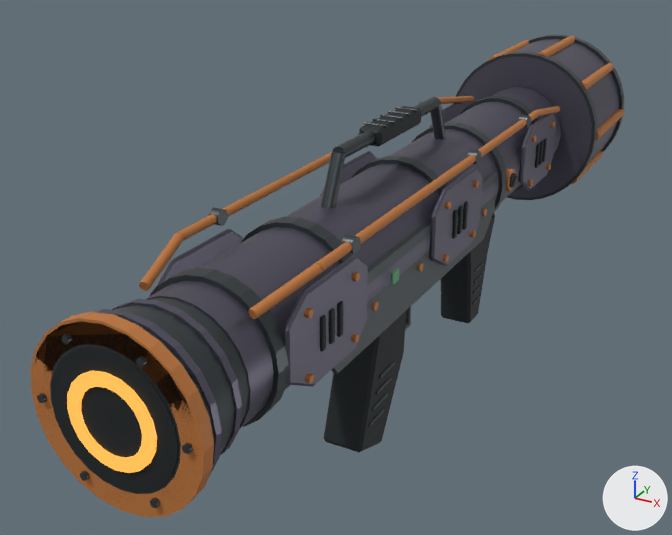
Two versions of the glTF model public/assets/weapons/unique-v1/heavy_1.glb, one commit apart.
Rendered twice from a 50 mm camera at (0.356, -0.733, 0.408) aimed at (-0.082, 0.065, 0.009). The lights are fixed; the arrows at lower right show +X, +Y and +Z. The older version comes first. Vertices at exactly the same position are counted once.

Names of what the first picture shows: 'Weapon_heavy_v1'.
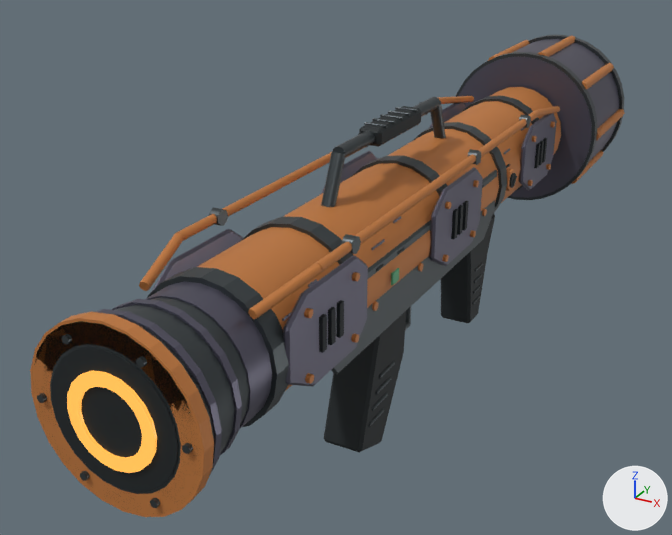
Where the change shows, as pixel boxes (x1, y1, x2, y2) in the pictures (672 x 535 px; the box of a moved part takes in the faces that stretch with it):
part 1 of me_cone, added
    after: (371, 239, 385, 250)
part 2 of me_cone, added (orange)
    after: (197, 227, 340, 391)
part 3 of me_cone, added (orange)
    after: (283, 163, 439, 308)
part 4 of me_cone, added (orange)
    after: (388, 129, 499, 211)
part 5 of me_cone, added (orange)
    after: (444, 101, 532, 203)
part 6 of me_cone, added (orange)
    after: (490, 87, 561, 155)
part 7 of me_cone, added
    after: (147, 267, 289, 427)
part 8 of me_cone, added
    after: (241, 216, 354, 264)
part 9 of me_cone, added
    after: (351, 155, 447, 196)
part 10 of me_cone, added
    after: (414, 122, 507, 212)
part 11 of me_cone, added
    after: (462, 96, 539, 191)
part 12 of me_cone, rebuilt (29% wider)
    before: (320, 315, 326, 352)
    after: (319, 314, 327, 353)
part 13 of me_cone, rebuilt (29% wider)
    before: (329, 308, 335, 344)
    after: (328, 307, 336, 345)
part 14 of me_cone, rebuilt (14% wider)
    before: (337, 301, 343, 337)
    after: (337, 300, 344, 338)
part 15 of me_cone, deleted
    before: (150, 96, 538, 427)
part 16 of me_cone, moved or reshaped (mostly hidden afterwards)
    before: (351, 156, 447, 196)
    after: (376, 164, 510, 271)

Diff of the bpy script that builds the scene:
```diff
--- a/public/assets/weapons/unique-v1/heavy_1.glb.py
+++ b/public/assets/weapons/unique-v1/heavy_1.glb.py
@@ me_cone @@
-me_cone.from_pydata(...)  # 4468 vertices, 8376 faces; spans x -0.096..0.099, y -0.373..0.62, z -0.124..0.194
+me_cone.from_pydata(...)  # 4492 vertices, 8260 faces; spans x -0.096..0.099, y -0.373..0.62, z -0.124..0.194
+# me_cone part 1: a new loose piece, a box spanning x 0.0471..0.0481, y -0.111..-0.089, z 0.1191..0.1209, in mat_metal_gunmetal (grey #615f6f)
+# me_cone part 2: a new loose piece, a 20-sided cylinder along y spanning x -0.056..0.056, y -0.255..-0.159, z 0.034..0.146, in mat_paint_rust_orange (orange #c47c3f)
+# me_cone part 3: a new loose piece, a 20-sided cylinder along y spanning x -0.056..0.056, y -0.141..0.031, z 0.034..0.146, in mat_paint_rust_orange (orange #c47c3f)
+# me_cone part 4: a new loose piece, a 20-sided cylinder along y spanning x -0.056..0.056, y 0.049..0.171, z 0.034..0.146, in mat_paint_rust_orange (orange #c47c3f)
+# me_cone part 5: a new loose piece, a 20-sided cylinder along y spanning x -0.056..0.056, y 0.189..0.311, z 0.034..0.146, in mat_paint_rust_orange (orange #c47c3f)
+# me_cone part 6: a new loose piece, a 20-sided cylinder along y spanning x -0.056..0.056, y 0.329..0.398, z 0.034..0.146, in mat_paint_rust_orange (orange #c47c3f)
+# me_cone part 7: the loose piece of 80 vertices spanning x -0.06..0.06, y -0.323..-0.317, z 0.03..0.15 is copied, and the copy is scaled about its middle by (0.974, 3, 0.974), then moved by (0.0, 0.055, 0.0), in mat_metal_steel (dark grey #484f52); it spans x -0.059..0.059, y -0.274..-0.256, z 0.031..0.149
+# me_cone part 8: the loose piece of 80 vertices spanning x -0.06..0.06, y -0.323..-0.317, z 0.03..0.15 is copied, and the copy is scaled about its middle by (0.974, 3, 0.974), then moved by (0.0, 0.17, 0.0), in mat_metal_steel (dark grey #484f52); it spans x -0.059..0.059, y -0.159..-0.141, z 0.031..0.149
+# me_cone part 9: the loose piece of 80 vertices spanning x -0.06..0.06, y -0.323..-0.317, z 0.03..0.15 is copied, and the copy is scaled about its middle by (0.974, 3, 0.974), then moved by (0.0, 0.36, 0.0), in mat_metal_steel (dark grey #484f52); it spans x -0.059..0.059, y 0.031..0.049, z 0.031..0.149
+# me_cone part 10: the loose piece of 80 vertices spanning x -0.06..0.06, y -0.323..-0.317, z 0.03..0.15 is copied, and the copy is scaled about its middle by (0.974, 3, 0.974), then moved by (0.0, 0.5, 0.0), in mat_metal_steel (dark grey #484f52); it spans x -0.059..0.059, y 0.171..0.189, z 0.031..0.149
+# me_cone part 11: the loose piece of 80 vertices spanning x -0.06..0.06, y -0.323..-0.317, z 0.03..0.15 is copied, and the copy is scaled about its middle by (0.974, 3, 0.974), then moved by (0.0, 0.64, 0.0), in mat_metal_steel (dark grey #484f52); it spans x -0.059..0.059, y 0.311..0.329, z 0.031..0.149
+# me_cone part 12: the loose piece of 24 vertices spanning x 0.06..0.062, y -0.218..-0.212, z 0.081..0.109 is rebuilt with 8 vertices and now spans x 0.06..0.062, y -0.218..-0.212, z 0.081..0.109
+# me_cone part 13: the loose piece of 24 vertices spanning x 0.06..0.062, y -0.205..-0.199, z 0.081..0.109 is rebuilt with 8 vertices and now spans x 0.06..0.062, y -0.205..-0.199, z 0.081..0.109
+# me_cone part 14: the loose piece of 24 vertices spanning x 0.06..0.062, y -0.192..-0.186, z 0.081..0.109 is rebuilt with 8 vertices and now spans x 0.06..0.062, y -0.192..-0.186, z 0.081..0.109
+# me_cone part 15: 6 loose pieces with 432 vertices, spanning x -0.059..0.059, y -0.272..0.327, z 0.031..0.149, are deleted
+# me_cone part 16: 96 vertices removed from x -0.059..0.059, y 0.033..0.047, z 0.031..0.149; 144 vertices added at x -0.055..0.055, y -0.241..0.356, z 0.104..0.106
+# other edits to the shape of me_cone do not show in these pictures
 me_cone.materials.append(mat_metal_gunmetal)
```
